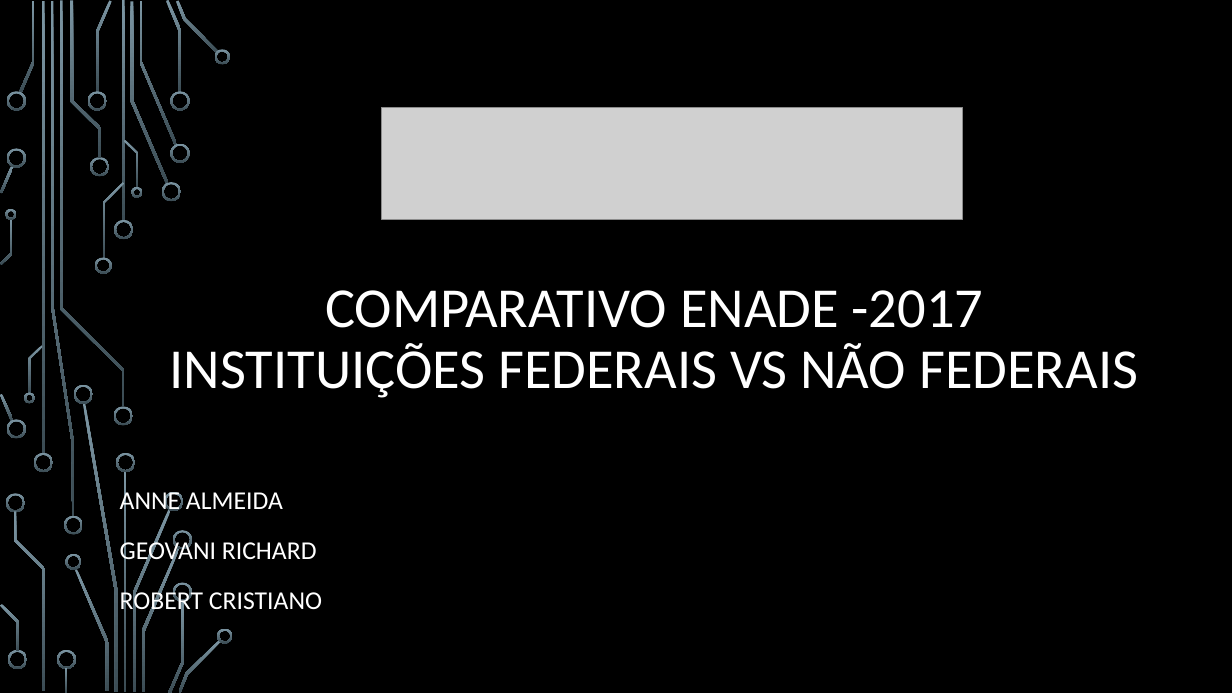
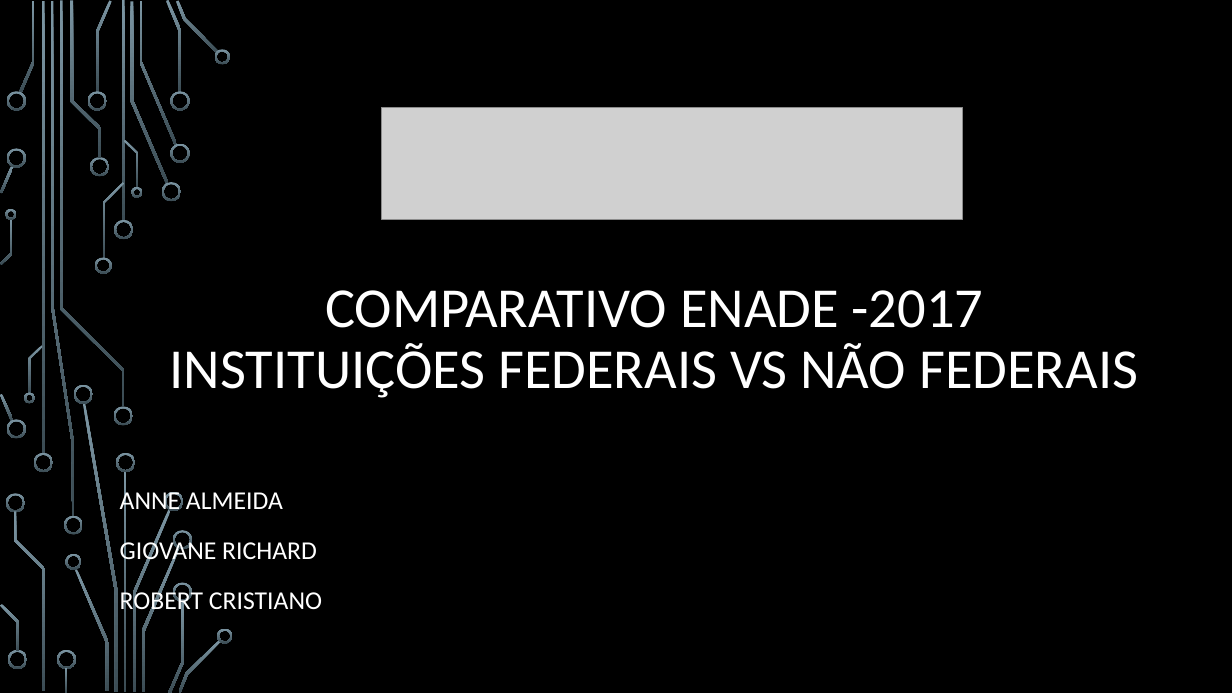
Before and after one commit to robertcristianoo/Top.-IC, a slide deck: slide 1 of Enade/Comparativo Enade -2017.pptx. Drawn at 1232x693 pixels with LibreOffice and Linux fonts; fonts in the diff are those of the drawing; grey boxes stand for pictures; background and template pictures are left out. Boxes give left, top, right and bottom in pixels: in the first picture for what was removed or moved away, otherwise in the second. Text is boxed around its words. In the diff, an @@ line names an element or a change of style, - is before the commit and + after.

```diff
--- a/Enade/Comparativo Enade -2017.pptx
+++ b/Enade/Comparativo Enade -2017.pptx
@@ subtitle at bbox=[120, 538, 317, 565]: text changed @@
-GEOVANI RICHARD
+GIOVANE RICHARD
```
Also in this commit, not shown: 4 slides added.
